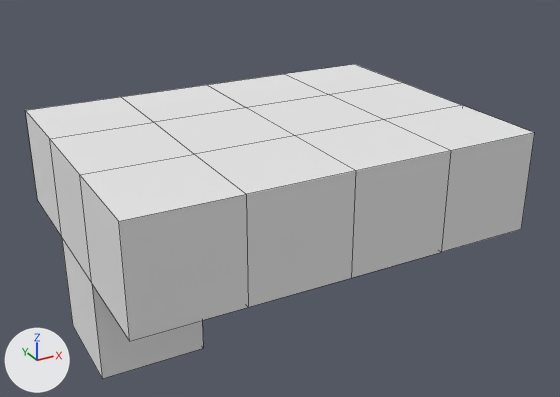
An edit to the OBJ model VektoriaApp/models/road/prefabRoad0.obj, drawn before and after from the same camera.
Camera for both pictures: a 50 mm camera at (-6.78, -12.77, 5.69) aimed at (0.07, -0.31, -0.54). The lights are fixed; the arrows at lower left show +X, +Y and +Z. Mesh edges are drawn as thin lines. Where no turn or scale is listed for an object, it has been applied to the vertices.
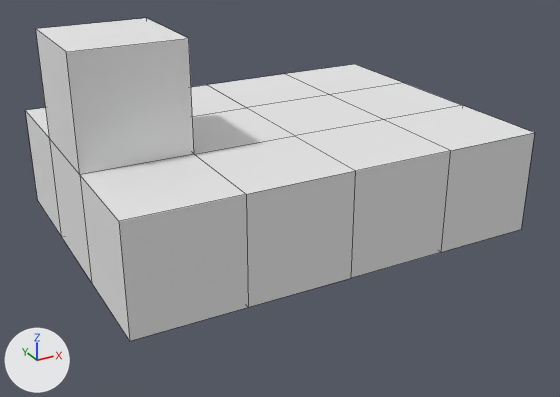
What differs and where, as boxes (x1, y1, x2, y2) in the pictures (560 x 397 px; the box of a moved part takes in the faces that stretch with it):
'Cube', reshaped: before (25, 64, 534, 379); after (25, 18, 534, 341)
part 1 of me_cube, moved or reshaped: before (50, 122, 203, 379); after (36, 18, 194, 175)

The change, as a list of edits to the scene's bpy script:
```text
Change me_cube:
    where me_cube.from_pydata(...)  # 44 vertices, 42 faces; spans x -4.0..4.0, y -3.0..3.0, z -3.0..1.0
    used by ob_cube; location = (0.0, 0.0, 0.0)
    verts and faces of me_cube; kept vertices keep their numbers, new ones are numbered from 44
    before: 10 (-4.0, 1.0, -1.0) at pixel (61, 237), 11 (-4.0, -1.0, -1.0) at pixel (91, 283), 12 (-4.0, -1.0, 1.0) at pixel (79, 174), 13 (-4.0, 1.0, 1.0) at pixel (49, 138), 30 (-2.0, -1.0, 1.0) at pixel (194, 154)
    before: 33 (-2.0, 1.0, 1.0) at pixel (153, 122), 36 (-2.0, 1.0, -1.0), 39 (-2.0, -1.0, -1.0), 40 (-4.0, 1.0, -3.0) at pixel (72, 325), 41 (-4.0, -1.0, -3.0) at pixel (102, 378)
    before: 42 (-2.0, 1.0, -3.0), 43 (-2.0, -1.0, -3.0) at pixel (203, 348)
    me_cube part 1
    add delete_vertices([*range(40, 44)])  # with the faces that use them
    add delete_faces([(12, 30, 33, 13)])
    add for new, old in zip([*range(44, 48)], [12, 13, 30, 33]): verts[new] = verts[old] + (0.0, 0.0, 2.0)
    add faces += [(10, 36, 39, 11), (12, 30, 46, 44), (44, 46, 47, 45), (30, 33, 47, 46), (12, 44, 45, 13), (13, 45, 47, 33)]
```
